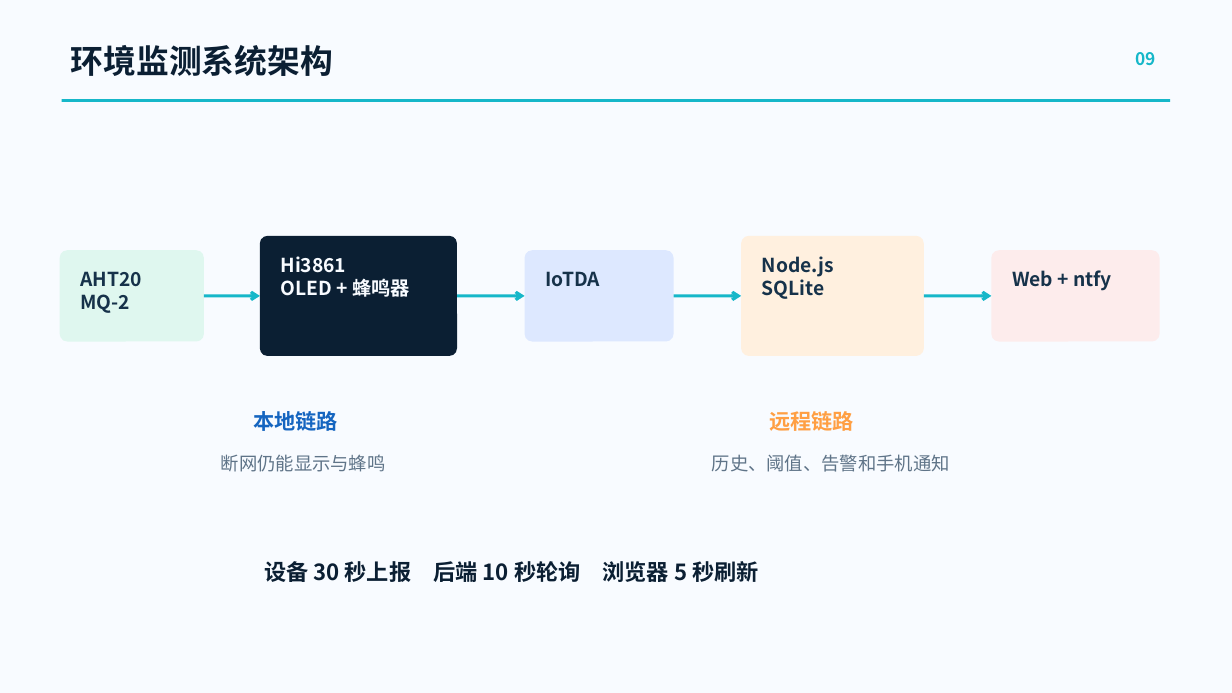
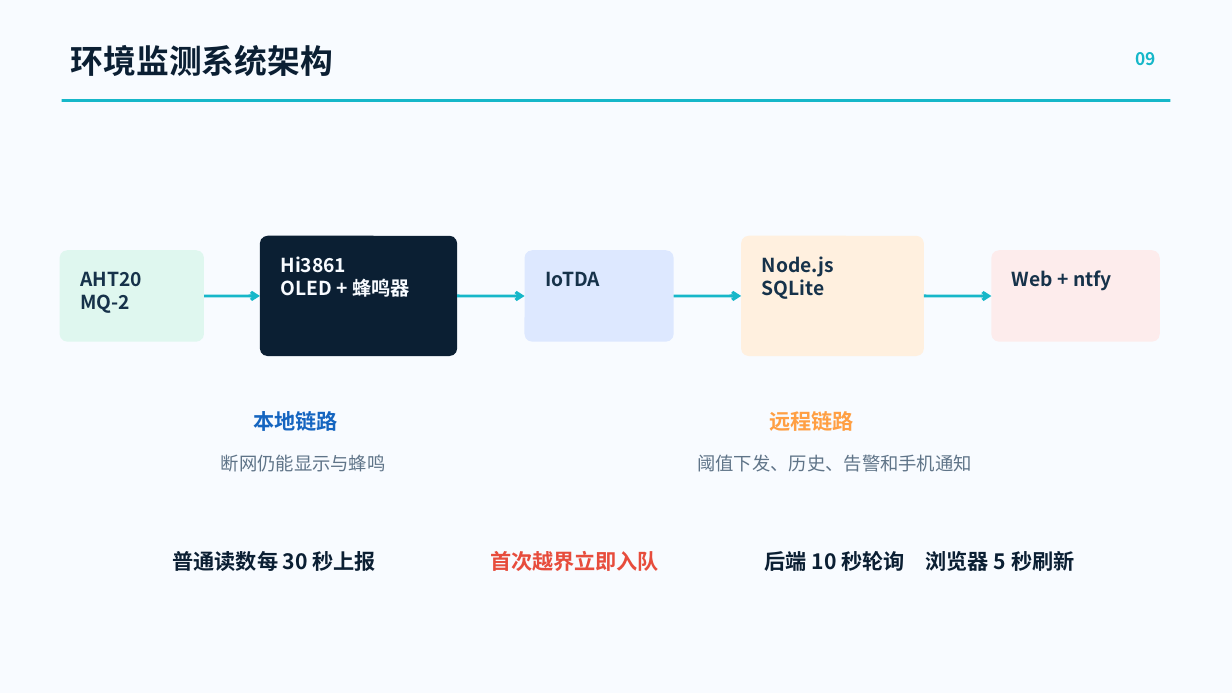
Before and after one commit to gujial/hi3861_hdu_iot_application, a slide deck: slide 9 of doc/record/实习学习与环境监测系统实践.pptx. Drawn at 1232x693 pixels with LibreOffice and Linux fonts; fonts in the diff are those of the drawing. Boxes give left, top, right and bottom in pixels: in the first picture for what was removed or moved away, otherwise in the second. Text is boxed around its words. In the diff, an @@ line names an element or a change of style, - is before the commit and + after.

```diff
--- a/doc/record/实习学习与环境监测系统实践.pptx
+++ b/doc/record/实习学习与环境监测系统实践.pptx
@@ text at (697, 454, 972, 472): text changed @@
-历史、阈值、告警和手机通知
+阈值下发、历史、告警和手机通知
@@ text added at (173, 551, 376, 571), 16.5 pt, text #0B1F33, bold @@
+普通读数每 30 秒上报
@@ text added at (490, 551, 659, 571), 16.5 pt, text #E74C3C, bold @@
+首次越界立即入队
@@ text at (765, 551, 1074, 571): text changed; size 17.3 to 16.5 pt @@
-设备 30 秒上报 后端 10 秒轮询 浏览器 5 秒刷新
+后端 10 秒轮询 浏览器 5 秒刷新
```
Also in this commit, not shown: 6 other slides changed, 5 other files.
